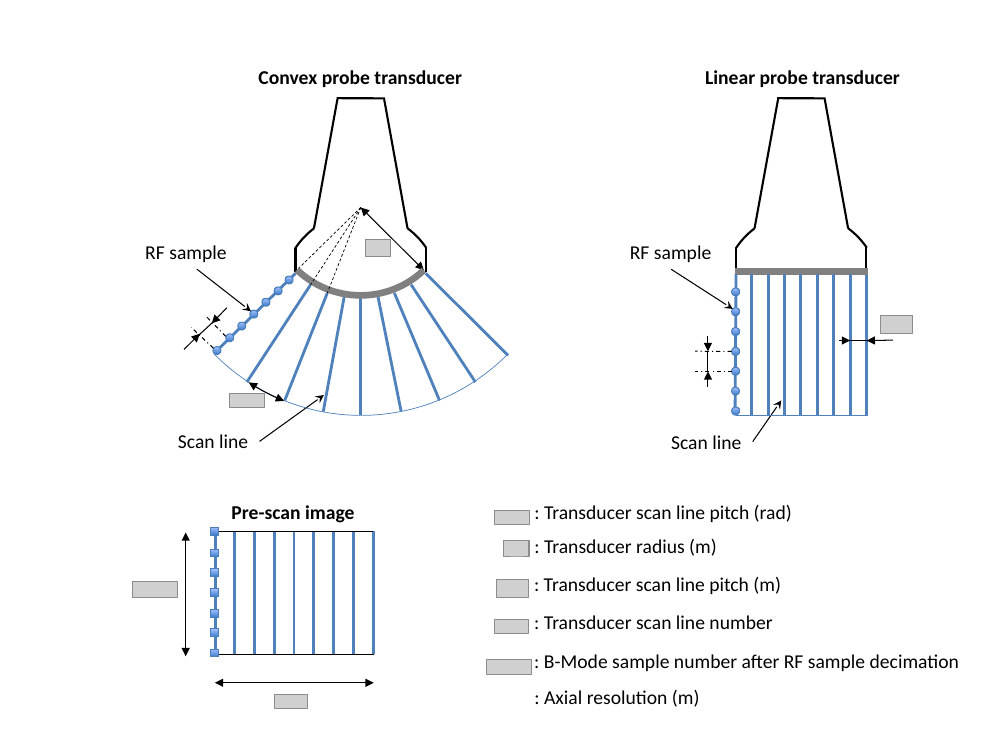
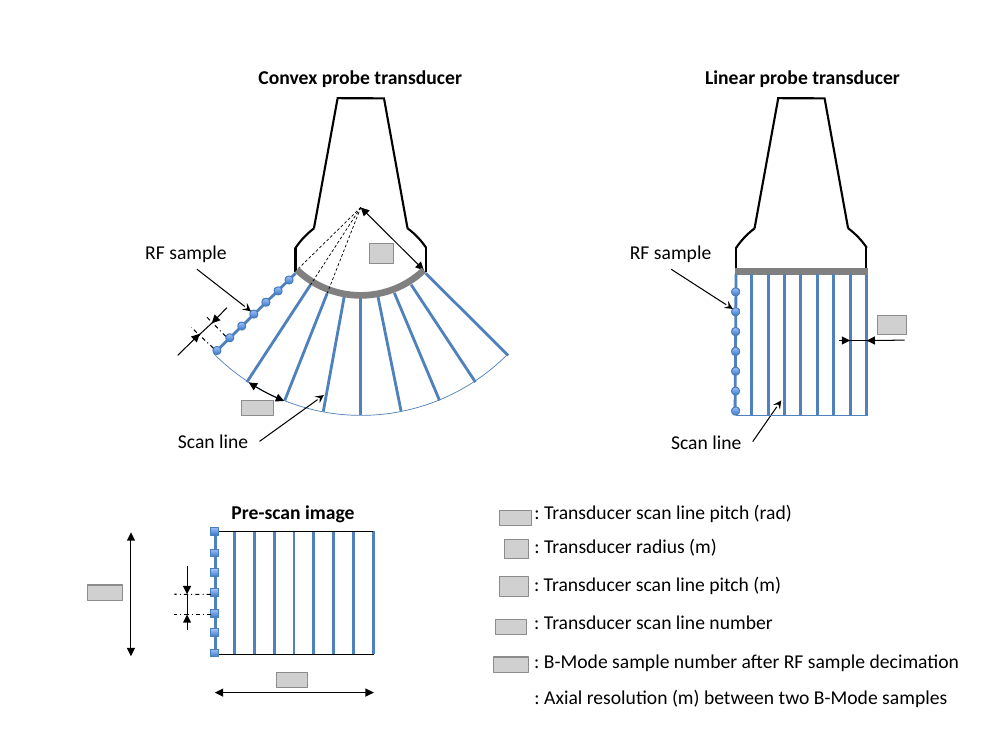
Before and after one commit to lagadic/ustk, a slide deck: slide 3 of doc/image/img-usProbeSettings.pptx. Drawn at 1008x756 pixels with LibreOffice and Linux fonts; fonts in the diff are those of the drawing; grey boxes stand for pictures; background and template pictures are left out. Boxes give left, top, right and bottom in pixels: in the first picture for what was removed or moved away, otherwise in the second. Text is boxed around its words. In the diff, an @@ line names an element or a change of style, - is before the commit and + after.

```diff
--- a/doc/image/img-usProbeSettings.pptx
+++ b/doc/image/img-usProbeSettings.pptx
@@ picture removed at [365, 240, 390, 257] @@
@@ picture added at [370, 244, 394, 263] @@
@@ picture: place and size @@
-picture at [880, 316, 912, 334]
+picture at [877, 316, 906, 335]
@@ arrow moved from (200, 334) - (184, 350) to (200, 334) - (177, 356) @@
@@ arrow moved from (867, 341) - (893, 340) to (867, 341) - (904, 340) @@
@@ arrow removed from (708, 387) to (708, 371) @@
@@ picture removed at [230, 393, 265, 407] @@
@@ picture added at [241, 400, 273, 415] @@
@@ double arrow moved from (185, 656) - (185, 532) to (131, 656) - (131, 532) @@
@@ picture: place and size @@
-picture at [495, 511, 530, 525]
+picture at [499, 510, 531, 525]
@@ arrow added from (187, 566) to (187, 595), #000000 0.75 pt @@
@@ picture added at [88, 585, 123, 600] @@
@@ picture removed at [132, 582, 176, 597] @@
@@ line moved from (732, 371) - (696, 371) to (211, 595) - (174, 595) @@
@@ line moved from (708, 371) - (708, 352) to (187, 615) - (187, 595) @@
@@ line moved from (732, 352) - (696, 351) to (212, 615) - (174, 615) @@
@@ arrow moved from (708, 351) - (708, 336) to (187, 615) - (187, 630) @@
@@ picture: place and size @@
-picture at [487, 659, 531, 674]
+picture at [493, 657, 528, 672]
@@ picture added at [276, 672, 307, 687] @@
@@ double arrow moved from (215, 682) - (374, 682) to (215, 692) - (374, 692) @@
@@ picture removed at [274, 695, 307, 709] @@
@@ text at [544, 690, 947, 707]: text changed @@
-: Axial resolution (m)
+: Axial resolution (m) between two B-Mode samples
```
Also in this commit, not shown: 5 other slides changed, 3 slides added, 1 slide removed, 27 other files.
